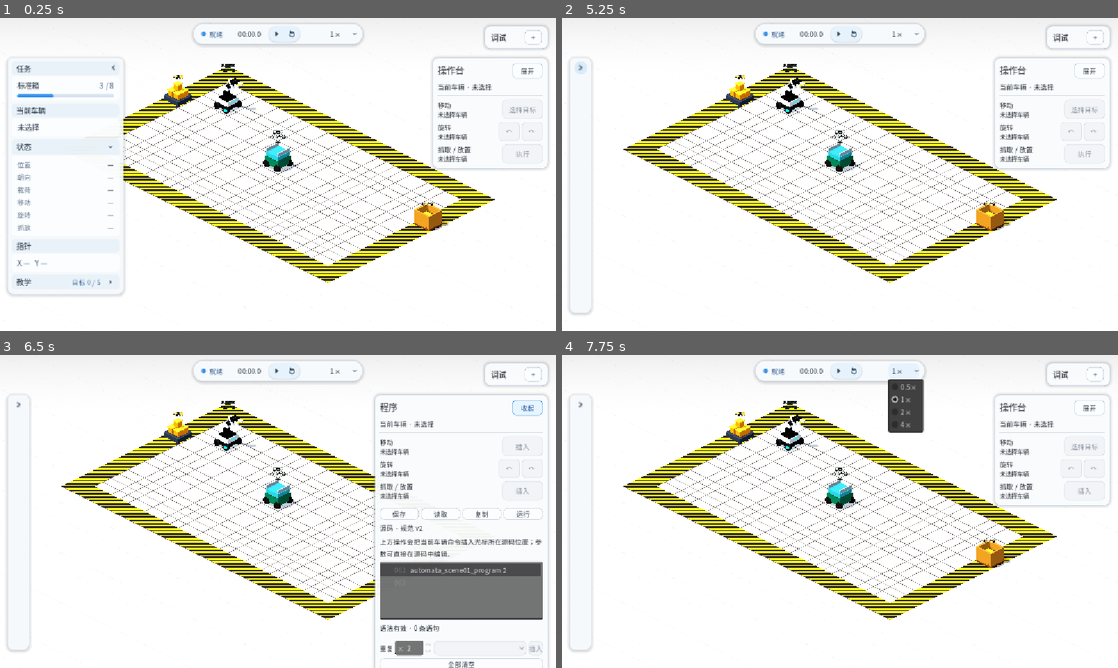
Above: before the commit, frames 1-4 (two rows, left to right).
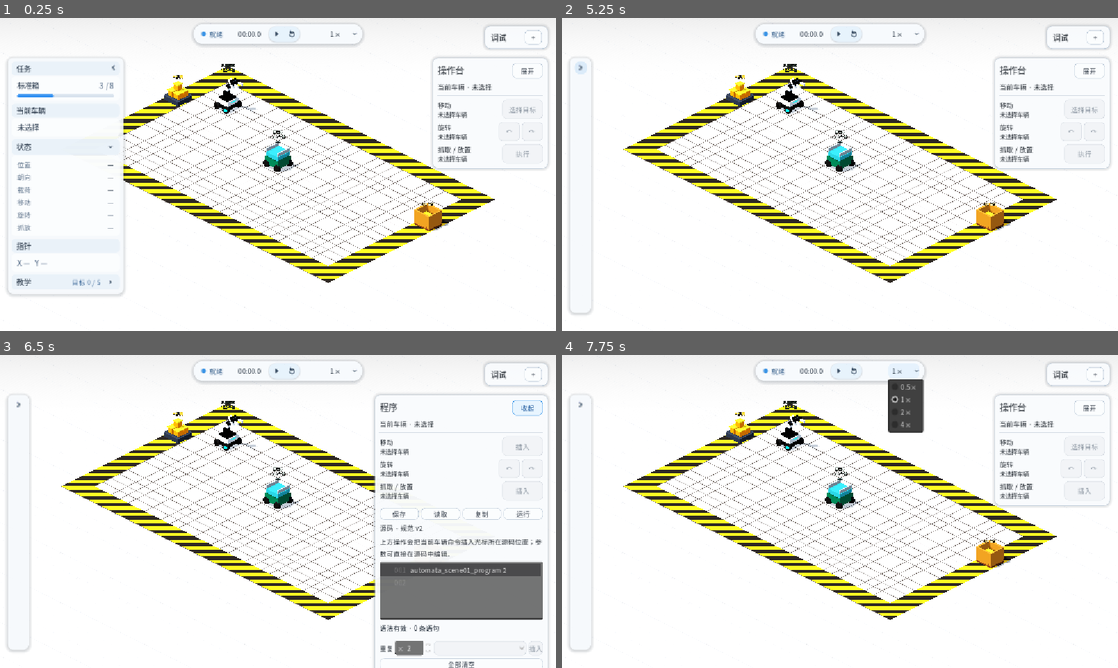
Above: after the commit, the same moments.

Repository: Ri0n72Y/automata
Game: Godot game, scene res://scenes/scene_01/scene_01_basic_packing.tscn
The game is run twice, just before and just after one commit, with the same random seed, the same clock (stepped at 60 frames per second) and the same inputs.
Inputs (mouse positions are in pixels of both pictures, inside the frame that each line leads up to):
- Up to frame 1 (0.25 s): no input
- Up to frame 2 (5.25 s): click (673, 146) at 0.5 s; click (673, 199) at 1.27 s; click "下一步" at 2 s; click "上一步" at 2.75 s; click "跳过教学" at 3.5 s; click "打开教学" at 4.25 s; click (673, 68) at 5 s
- Up to frame 3 (6.5 s): click "展开" at 5.75 s
- Up to frame 4 (7.75 s): click "收起" at 6.5 s; click "1×" at 7.25 s

The runs differ from the first frame. In frame 1, 3.2% of the frame differs, in the area x 22-89%, y 16-85%; in frame 2, 3.6%, in the area x 11-89%, y 16-85%; in frame 3, 2.7%; in frame 4, 3.6%.

Commit message:
refine(scene-01): use three-black two-yellow warning bands

Diff:
--- a/shaders/scene_01/warning_surface.gdshader
+++ b/shaders/scene_01/warning_surface.gdshader
@@ -12,8 +12,8 @@
 void fragment() {
     vec2 field_tile_uv = UV * tile_repeat + tile_origin;
     float diagonal = field_tile_uv.x + field_tile_uv.y;
-    float band_phase = fract(diagonal * stripe_bands_per_cell * 0.5);
-    float use_yellow = step(0.5, band_phase);
+    float band_index = floor(diagonal * stripe_bands_per_cell * 0.5);
+    float use_yellow = mod(band_index, 2.0);
     ALBEDO = mix(dark_color.rgb, yellow_color.rgb, use_yellow);
     ROUGHNESS = roughness_value;
     METALLIC = metallic_value;
